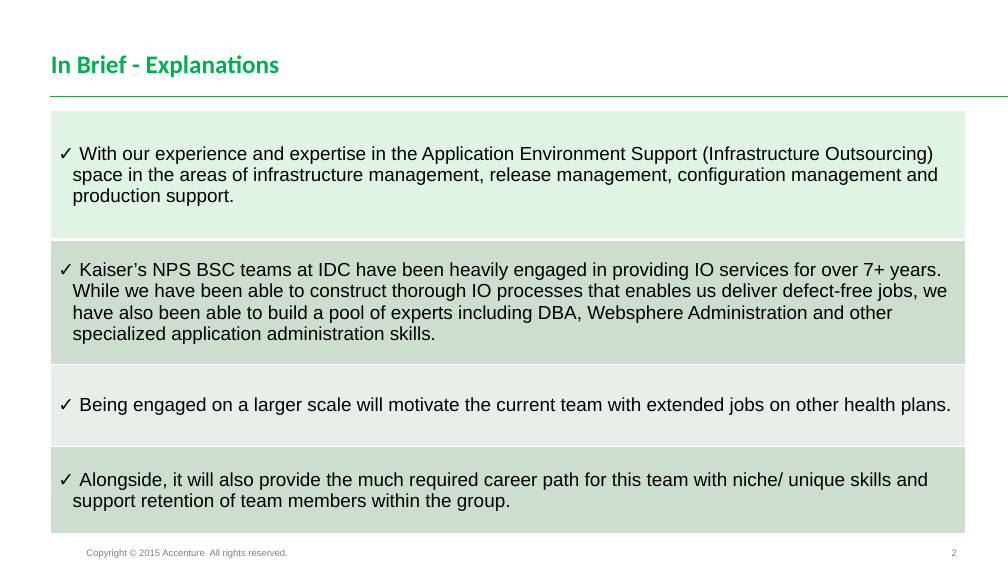
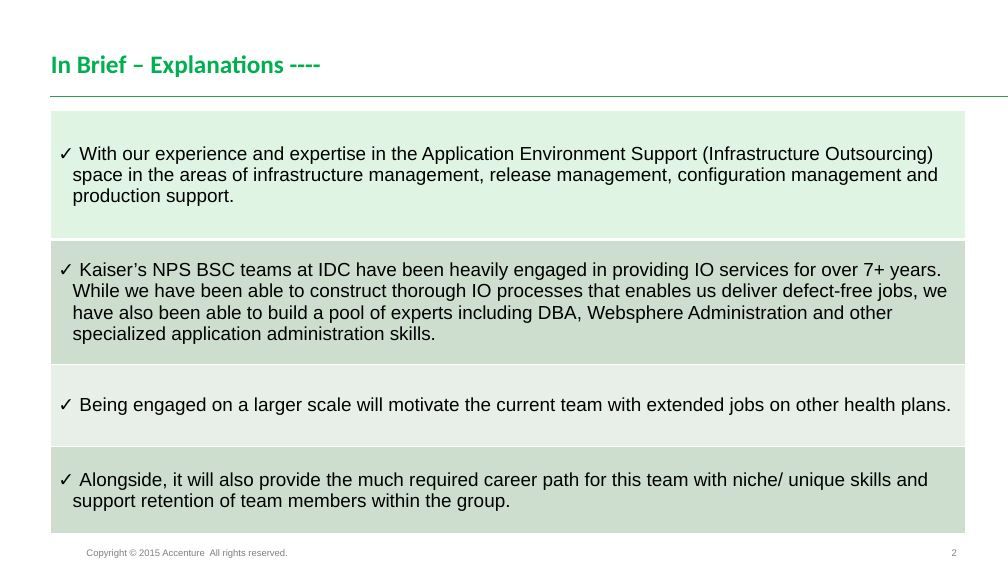
Before and after one commit to premkumartr/testrepo, a slide deck: slide 2 of Accenture responsibilities.pptx. Drawn at 1008x567 pixels with LibreOffice and Linux fonts; fonts in the diff are those of the drawing. Boxes give left, top, right and bottom in pixels: in the first picture for what was removed or moved away, otherwise in the second. Text is boxed around its words. In the diff, an @@ line names an element or a change of style, - is before the commit and + after.

Commit message:
test commit

```diff
--- a/Accenture responsibilities.pptx
+++ b/Accenture responsibilities.pptx
@@ title at <box>51,55,284,77</box>: text changed @@
-In Brief - Explanations
+In Brief – Explanations ----
```
